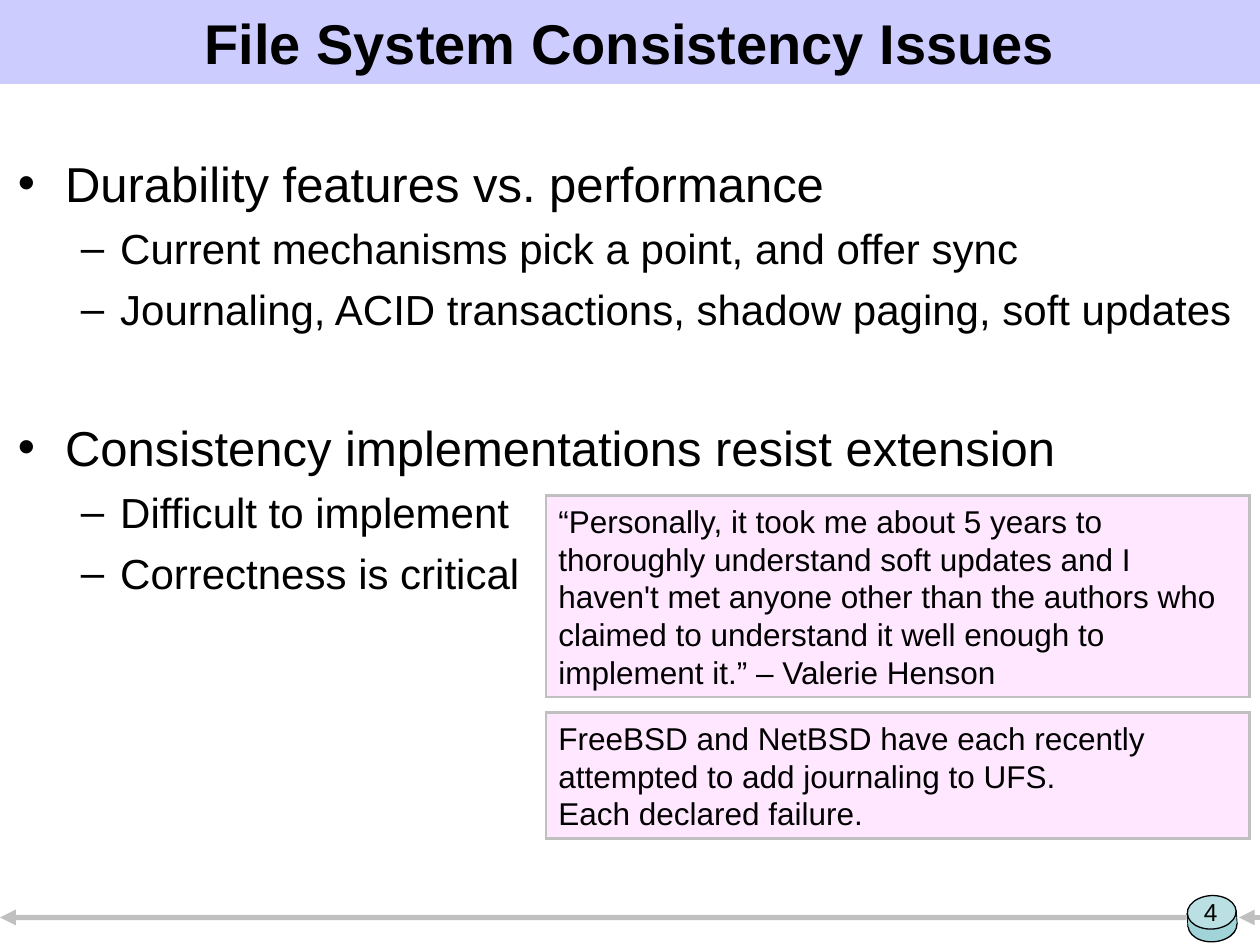
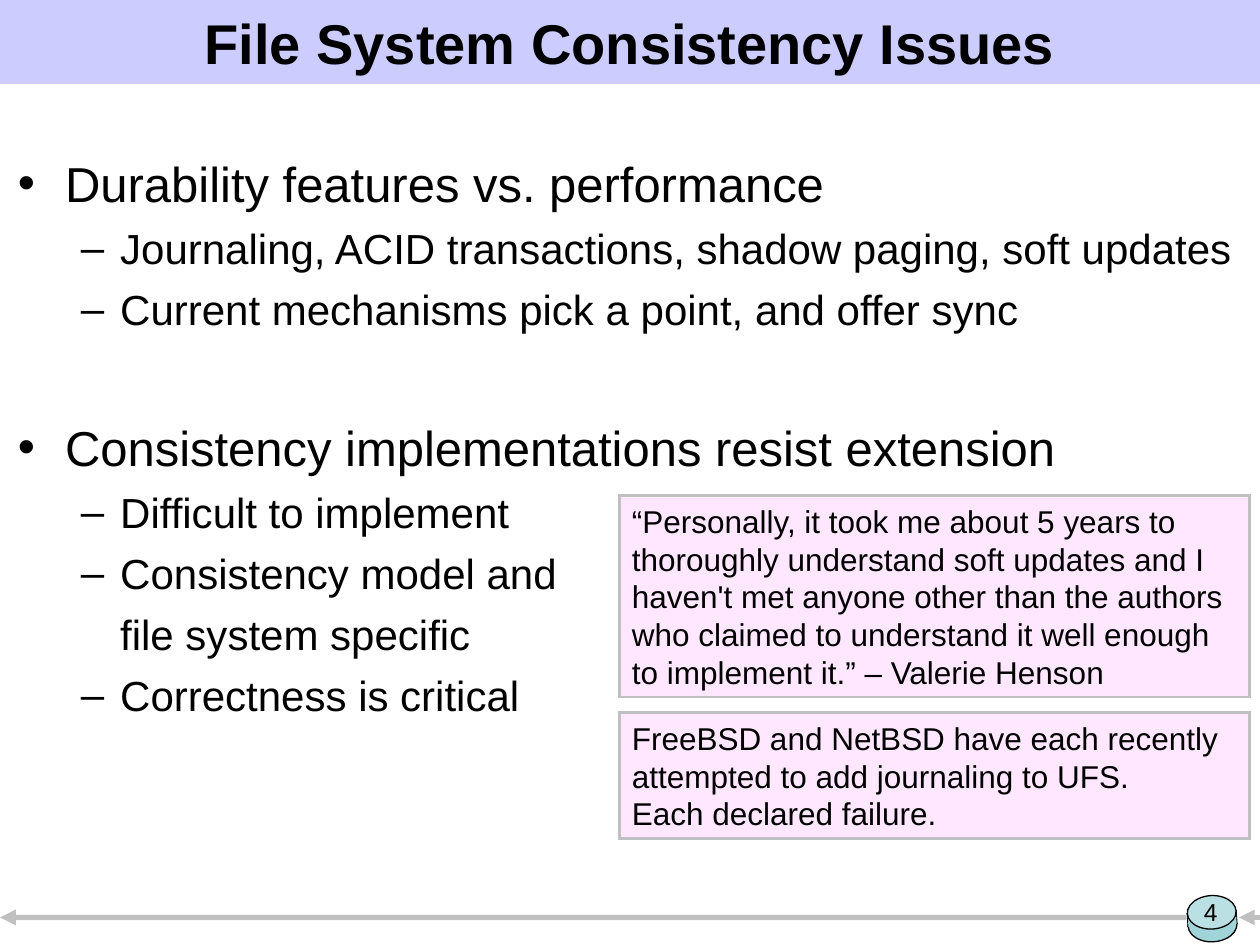
Before and after one commit to ucla-readable/fstitch-doc, a slide deck: slide 4 of sosp/pres.ppt. Drawn at 1260x945 pixels with LibreOffice and Linux fonts; fonts in the diff are those of the drawing. Boxes give left, top, right and bottom in pixels: in the first picture for what was removed or moved away, otherwise in the second. Text is boxed around its words. In the diff, an @@ line names an element or a change of style, - is before the commit and + after.

```diff
--- a/sosp/pres.ppt
+++ b/sosp/pres.ppt
@@ text at <box>120,233,1231,273</box>: paragraph added @@
+  – Journaling, ACID transactions, shadow paging, soft updates
@@ text at <box>120,294,1231,334</box>: paragraph removed @@
-  – Journaling, ACID transactions, shadow paging, soft updates
@@ rectangle "“Personally, it took me about ...": place and size @@
-rectangle "“Personally, it took me about ..." at <box>546,495,1249,697</box>
+rectangle "“Personally, it took me about ..." at <box>620,495,1250,697</box>
@@ text at <box>120,558,557,659</box>: paragraphs added @@
+  – Consistency model and
+  file system specific
@@ rectangle "FreeBSD and NetBSD have each ...": place and size @@
-rectangle "FreeBSD and NetBSD have each ..." at <box>546,712,1249,838</box>
+rectangle "FreeBSD and NetBSD have each ..." at <box>620,712,1250,838</box>
```
Also in this commit, not shown: 4 other slides changed, 1 slide added, 2 slides removed.
